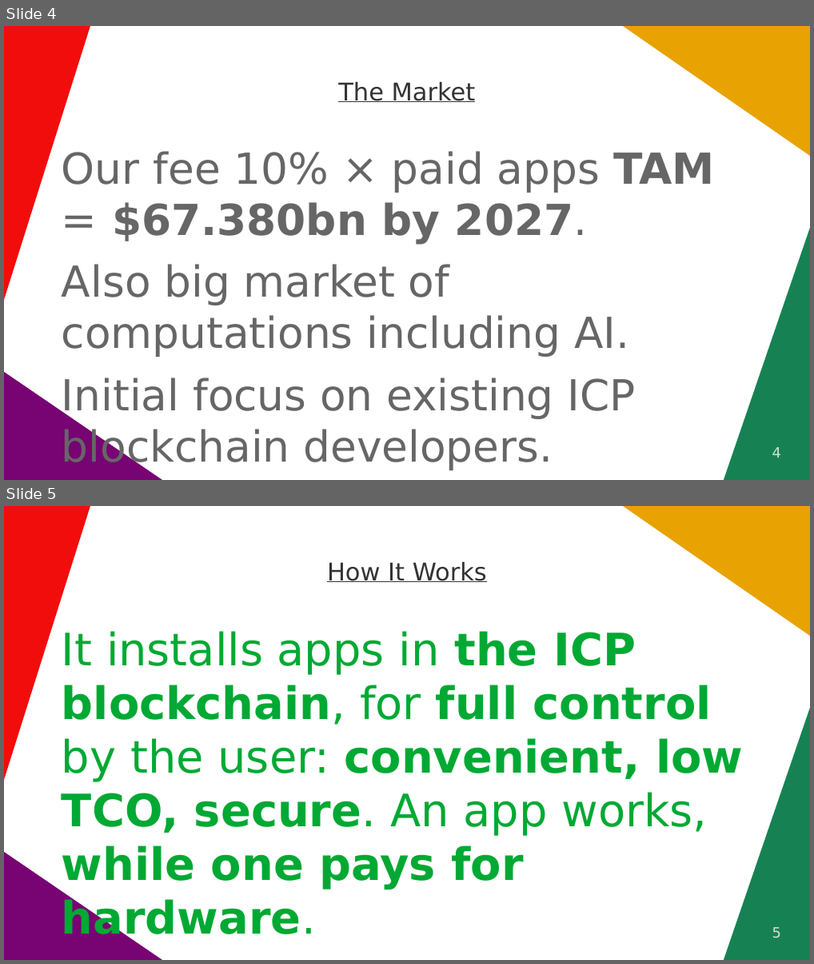
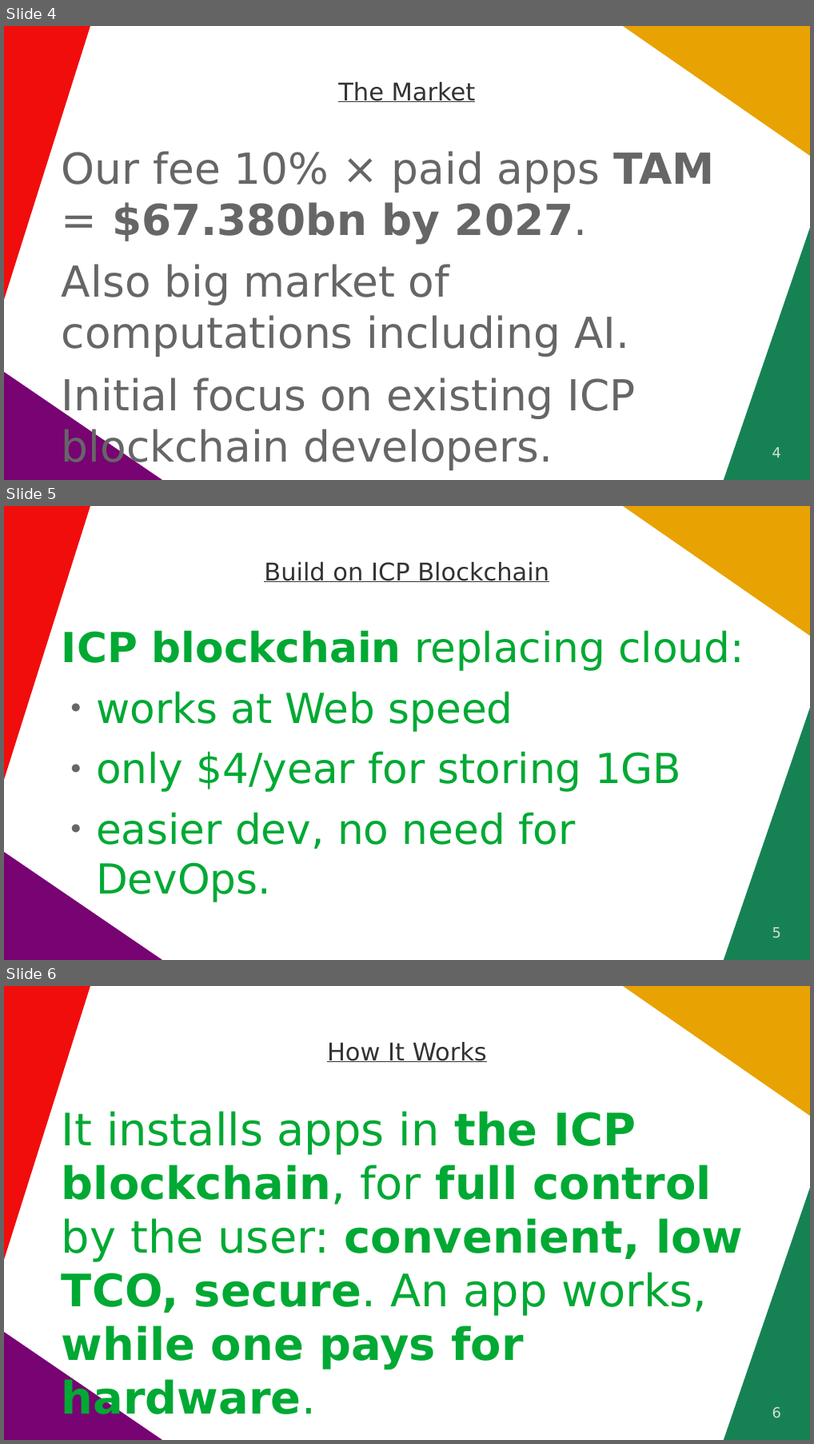
Before and after one commit to vporton/icp-package-manager, a slide deck: docs/short-pitchdeck.odp. Shown one above the other, each under a label of ours: slides 4 and 5 before the commit, slides 4, 5 and 6 after it. The pictures are 814x964 and 814x1444 pixels, drawn with LibreOffice and Linux fonts; fonts in the diff are those of the drawing. Boxes give left, top, right and bottom in pixels: in the first picture for what was removed or moved away, otherwise in the second. Text is boxed around its words. In the diff, an @@ line names an element or a change of style, - is before the commit and + after.

```diff
--- a/docs/short-pitchdeck.odp
+++ b/docs/short-pitchdeck.odp
@@ slide 5 added at [4, 506, 810, 960], background #FFFFFF; not listed: 4 template elements that a slide beside it also shows @@
@@ title added at [264, 562, 550, 582], 24 pt, text #333333, underline @@
+Build on ICP Blockchain
@@ text added at [62, 630, 744, 901], 40.7 pt, text #00A933 @@
+ICP blockchain replacing cloud:
+● works at Web speed
+● only $4/year for storing 1GB
+● easier dev, no need for DevOps.
@@ page number added at [773, 927, 782, 938], 14 pt, text #DDDDDD @@
+5
@@ what was slide 5 is now slide 6 @@
@@ page number at [773, 1407, 782, 1418]: text changed @@
-5
+6
```
Also in this commit, not shown: 1 other file.
